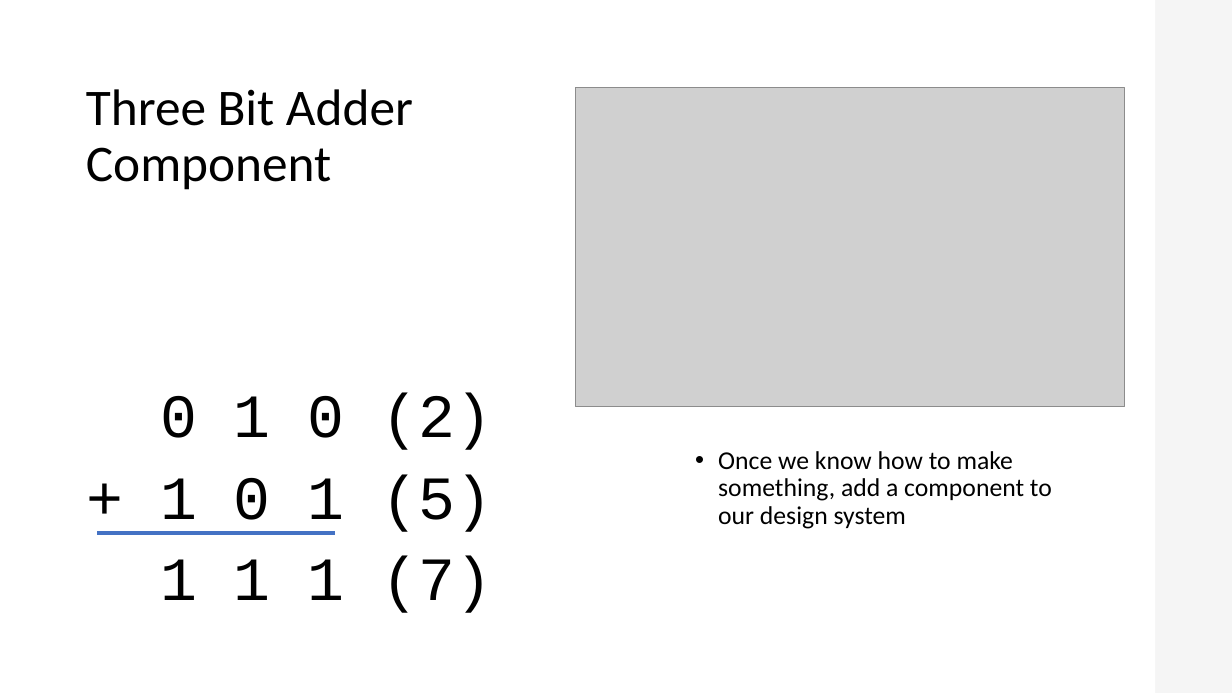
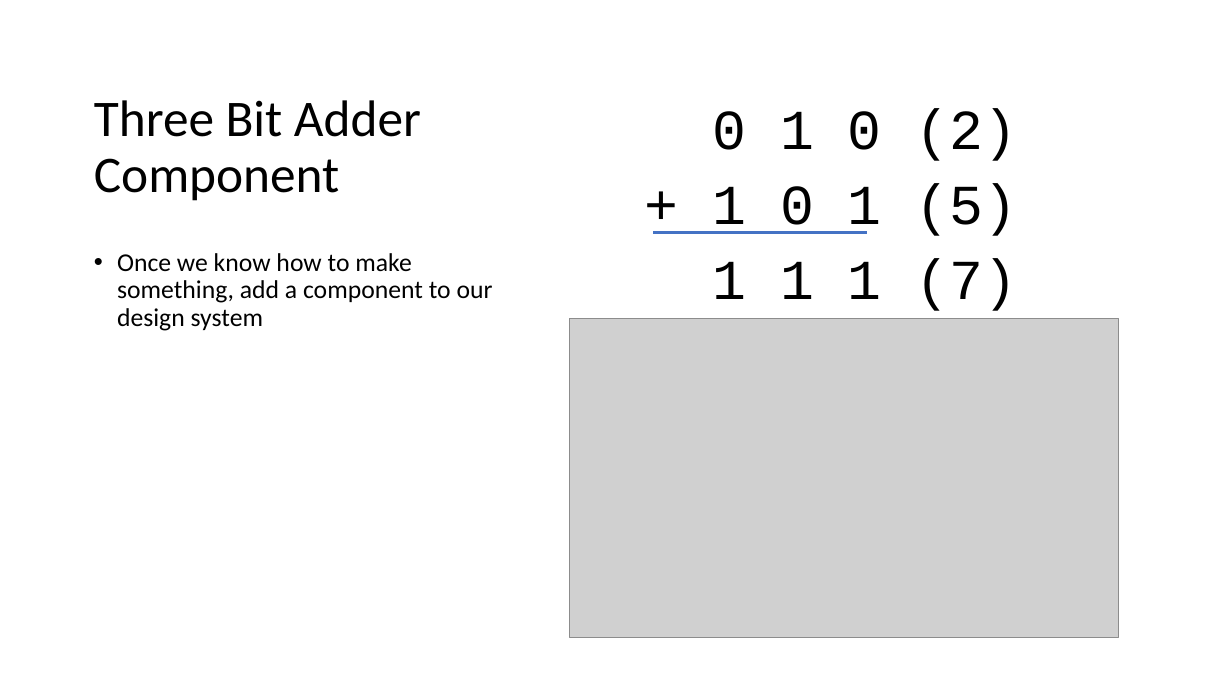
Before and after one commit to csev/ca4e, a slide deck: slide 23 of lectures/04-DigitalLogic.pptx. Drawn at 1232x693 pixels with LibreOffice and Linux fonts; fonts in the diff are those of the drawing; grey boxes stand for pictures. Boxes give left, top, right and bottom in pixels: in the first picture for what was removed or moved away, otherwise in the second. Text is boxed around its words. In the diff, an @@ line names an element or a change of style, - is before the commit and + after.

```diff
--- a/lectures/04-DigitalLogic.pptx
+++ b/lectures/04-DigitalLogic.pptx
@@ rectangle removed at [0,0,1232,693] @@
@@ rectangle removed at [0,0,1155,693] @@
@@ rectangle removed at [0,0,616,693] @@
@@ title "Three Bit Adder Component": place and size @@
-title "Three Bit Adder Component" at [86,89,413,190]
+title "Three Bit Adder Component" at [94,100,421,201]
@@ text "0 1 0 (2)": place and size @@
-text "0 1 0 (2)" at [160,394,492,613]
+text "0 1 0 (2)" at [712,108,1018,311]
@@ text "0 1 0 (2)" at [712,108,1018,311]: size 47.9 to 44 pt @@
@@ text "Once we know how to ..." rewrapped from [718,451,1052,529] to [117,253,493,331] @@
@@ line moved from (97, 533) - (335, 533) to (653, 233) - (867, 233) @@
@@ picture: place and size @@
-picture at [576,88,1125,407]
+picture at [569,318,1118,637]
```
Also in this commit, not shown: 10 other slides changed, 2 other files.
